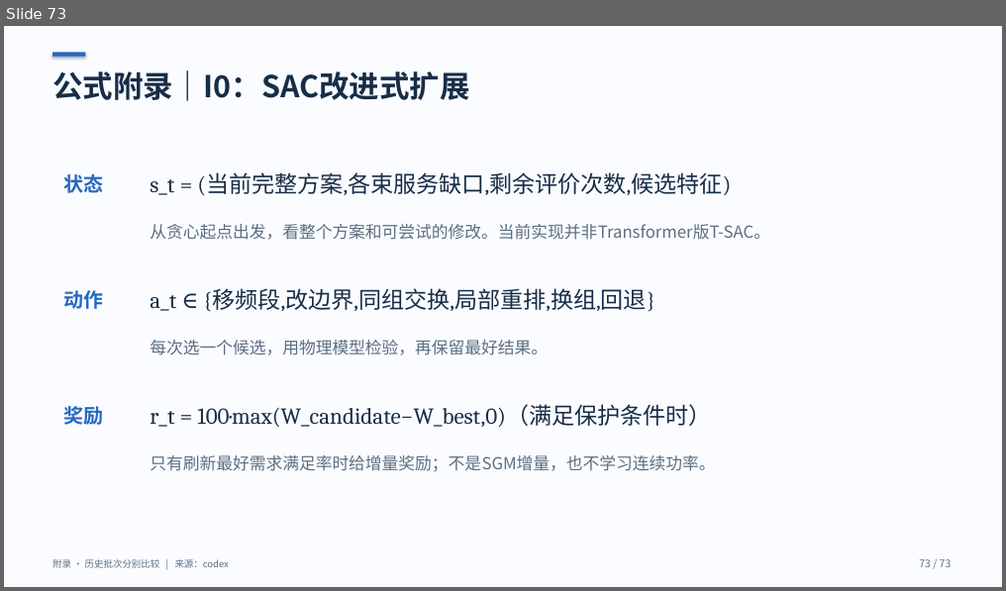
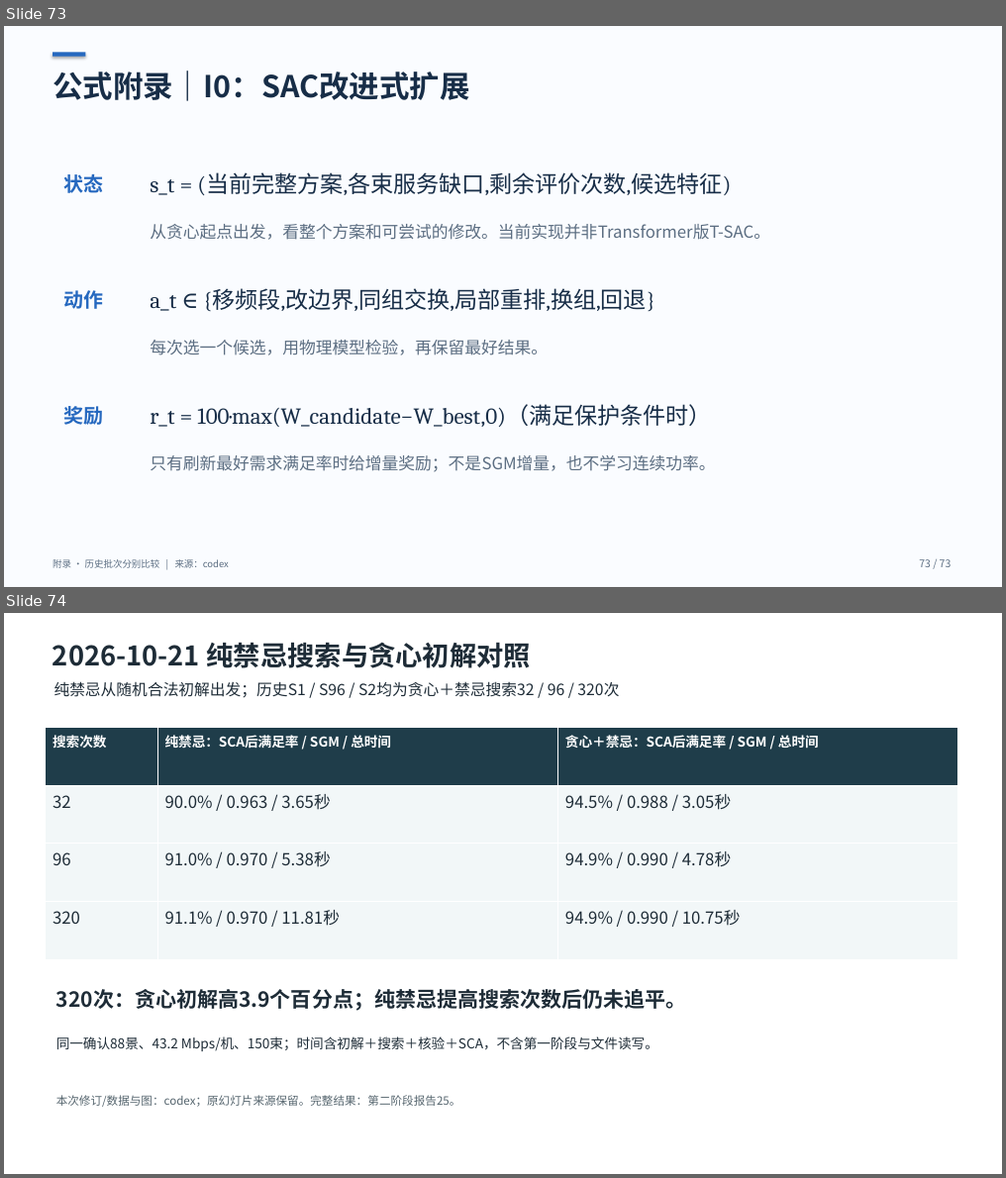
Before and after one commit to 144magixx/satellite-rl, a slide deck: docs/Claude维护/导师汇报/codex版/02_导师汇报.pptx. Shown one above the other, each under a label of ours: slide 73 before the commit, slides 73 and 74 after it. The pictures are 1006x591 and 1006x1178 pixels, drawn with LibreOffice and Linux fonts; fonts in the diff are those of the drawing. Boxes give left, top, right and bottom in pixels: in the first picture for what was removed or moved away, otherwise in the second. Text is boxed around its words. In the diff, an @@ line names an element or a change of style, - is before the commit and + after.

Commit message:
docs: 补齐纯禁忌评价报告与多格式结果同步

```diff
--- a/docs/Claude维护/导师汇报/codex版/02_导师汇报.pptx
+++ b/docs/Claude维护/导师汇报/codex版/02_导师汇报.pptx
@@ slide 74 added at bbox=[4, 613, 1002, 1174], background #FFFFFF @@
@@ text added at bbox=[53, 642, 531, 668], 26 pt, text #1E2C37, bold @@
+2026-10-21 纯禁忌搜索与贪心初解对照
@@ text added at bbox=[54, 681, 619, 698], 15 pt, text #1E2C37 @@
+纯禁忌从随机合法初解出发；历史S1 / S96 / S2均为贪心＋禁忌搜索32 / 96 / 320次
@@ table added at bbox=[46, 728, 958, 959], 4 rows, 3 columns @@
+搜索次数 | 纯禁忌：SCA后满足率 / SGM / 总时间 | 贪心＋禁忌：SCA后满足率 / SGM / 总时间
+32 | 90.0% / 0.963 / 3.65秒 | 94.5% / 0.988 / 3.05秒
+96 | 91.0% / 0.970 / 5.38秒 | 94.9% / 0.990 / 4.78秒
+320 | 91.1% / 0.970 / 11.81秒 | 94.9% / 0.990 / 10.75秒
@@ text added at bbox=[56, 989, 687, 1011], 20 pt, text #1E2C37, bold @@
+320次：贪心初解高3.9个百分点；纯禁忌提高搜索次数后仍未追平。
@@ text added at bbox=[56, 1037, 658, 1052], 13 pt, text #1E2C37 @@
+同一确认88景、43.2 Mbps/机、150束；时间含初解＋搜索＋核验＋SCA，不含第一阶段与文件读写。
@@ text added at bbox=[56, 1095, 461, 1107], 11 pt, text #55656E @@
+本次修订/数据与图：codex；原幻灯片来源保留。完整结果：第二阶段报告25。
```
Also in this commit, not shown: 4 slides changed, 36 other files.
